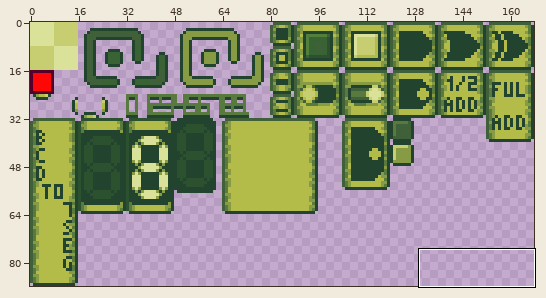
Two states of a sprite sheet, assets/images/Sprites.png. The first picture is a wide view before the edit; the outline marks the close-up.
Close-up. The starting point:
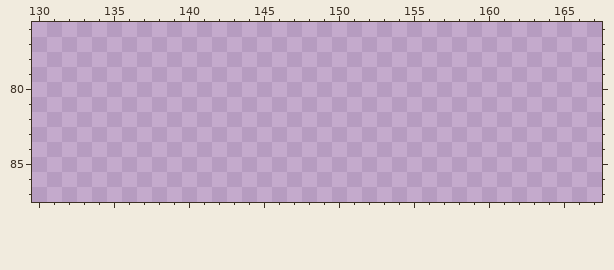
The file is 168x88 pixels. Colours within 5 levels of each other are drawn and written as one. Shown: x 130..167, y 76..87. The commit also changed other parts of the picture, which this record leaves out.
The result:
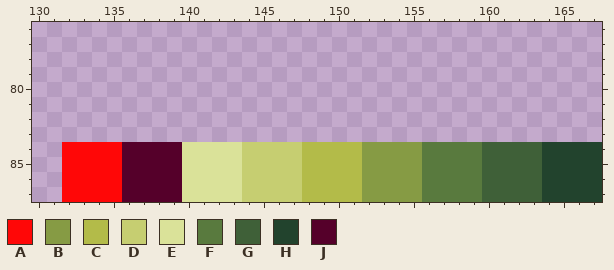
Palette (. is transparent): A #ff0707  B #869b44  C #b3bb49  D #c6ce71  E #dae299  F #597a3e  G #3f6038  H #22432d  J #55002a
What changed:
The author put colour A in rows 84 to 87 at x 132 to 135.
The author put colour B in rows 84 to 87 at x 152 to 155.
The author put colour C in rows 84 to 87 at x 148 to 151.
The author put colour D in rows 84 to 87 at x 144 to 147.
The author put colour E in rows 84 to 87 at x 140 to 143.
The author put colour F in rows 84 to 87 at x 156 to 159.
The author put colour G in rows 84 to 87 at x 160 to 163.
The author put colour H in rows 84 to 87 at x 164 to 167.
The author put colour J in rows 84 to 87 at x 136 to 139.
Changed places in both close-ups, as pixel boxes (x1, y1, x2, y2):
added: (62, 142, 602, 202)
